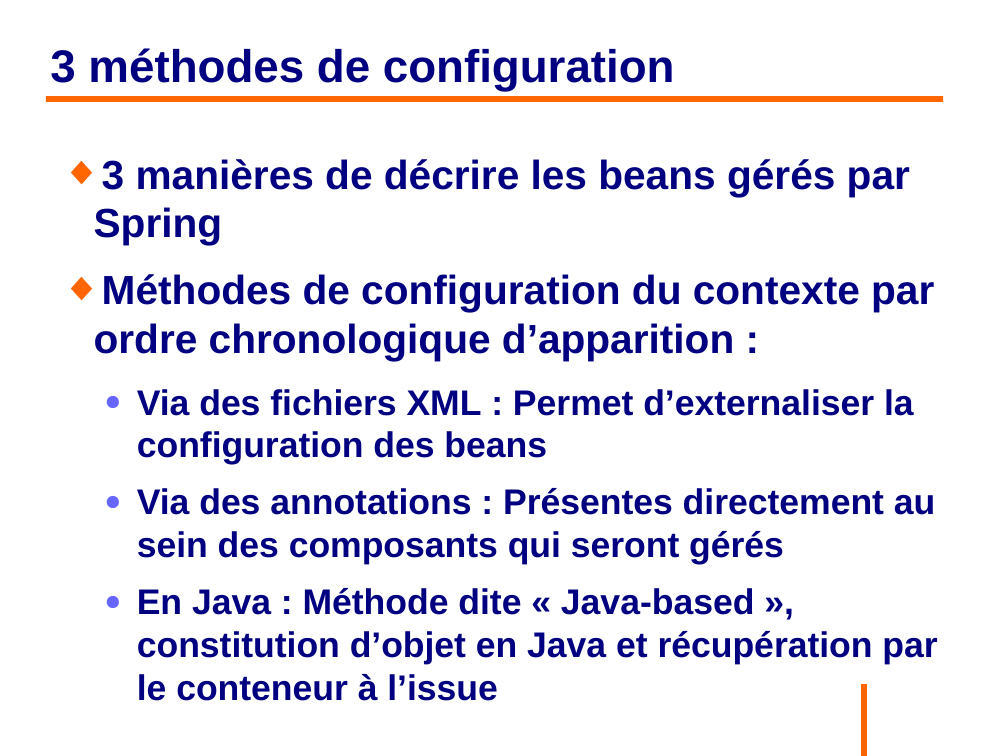
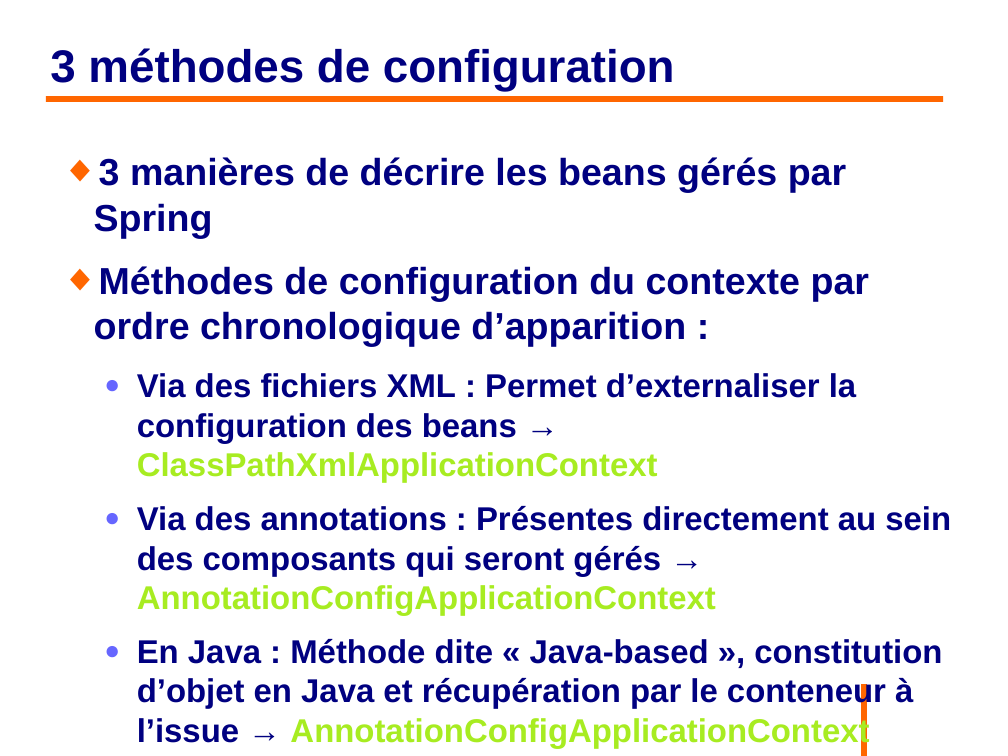
Before and after one commit to philphils/formation-spring, a slide deck: slide 42 of Documentation/diapo_formation_spring.odp. Drawn at 1008x756 pixels with LibreOffice and Linux fonts; fonts in the diff are those of the drawing; background and template pictures are left out. Boxes give left, top, right and bottom in pixels: in the first picture for what was removed or moved away, otherwise in the second. Text is boxed around its words. In the diff, an @@ line names an element or a change of style, - is before the commit and + after.

```diff
--- a/Documentation/diapo_formation_spring.odp
+++ b/Documentation/diapo_formation_spring.odp
@@ text at <box>94,157,869,346</box>: size 32 to 29.6 pt in "3 manières de décrire les beans gérés ...", "Méthodes de configuration du contexte par ordre ..." @@
@@ text at <box>137,373,951,749</box>: text changed; size 28 to 25.9 pt @@
-  ● Via des fichiers XML : Permet d’externaliser la configuration des beans
-  ● Via des annotations : Présentes directement au sein des composants qui seront gérés
-  ● En Java : Méthode dite « Java-based », constitution d’objet en Java et récupération par le conteneur à l’issue
+  ● Via des fichiers XML : Permet d’externaliser la configuration des beans → ClassPathXmlApplicationContext
+  ● Via des annotations : Présentes directement au sein des composants qui seront gérés → AnnotationConfigApplicationContext
+  ● En Java : Méthode dite « Java-based », constitution d’objet en Java et récupération par le conteneur à l’issue → AnnotationConfigApplicationContext
```
Also in this commit, not shown: 2 other slides changed, 6 slides added.
